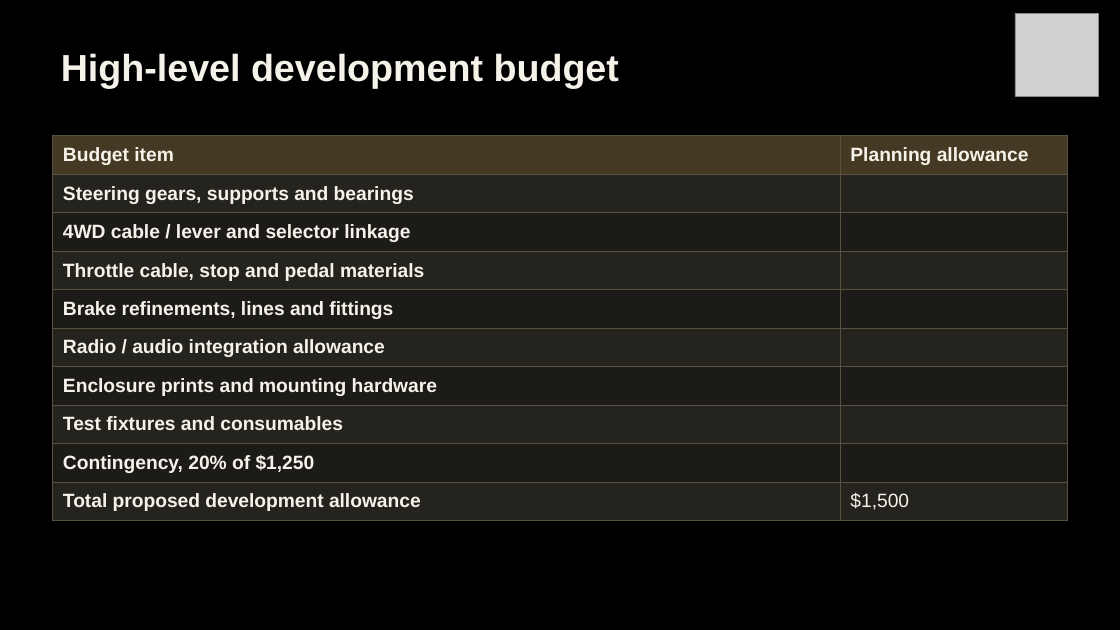
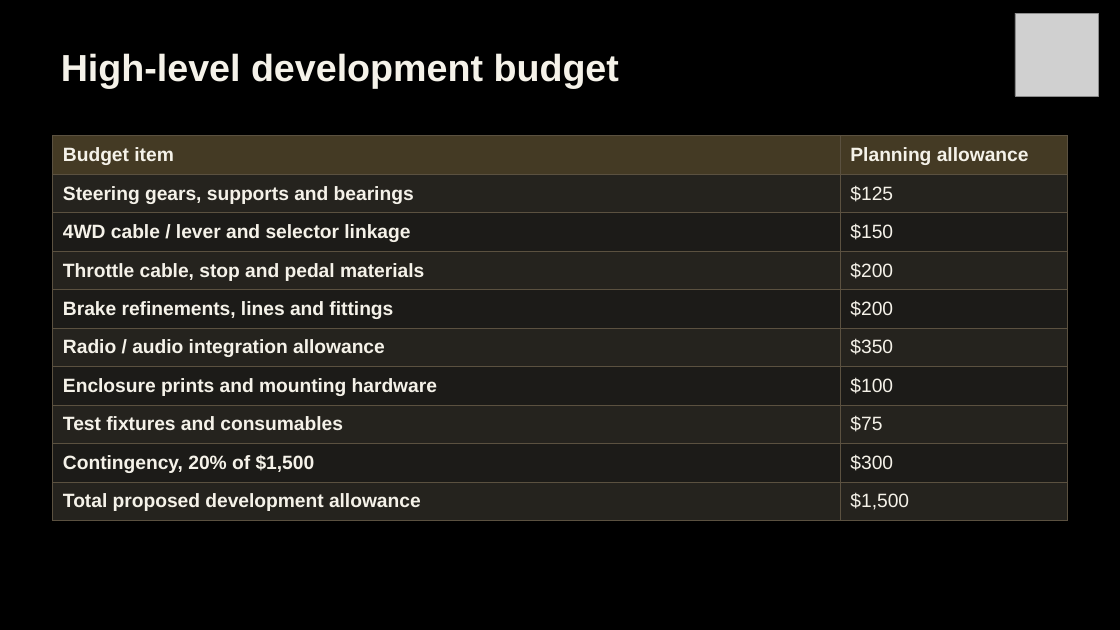
Before and after one commit to Polowater123/Aggie-Baja-Controls-The-A.B.C.-, a slide deck: slide 31 of PDR Draft.pptx (slide 35 before the commit). Drawn at 1120x630 pixels with LibreOffice and Linux fonts; fonts in the diff are those of the drawing; grey boxes stand for pictures. Boxes give left, top, right and bottom in pixels: in the first picture for what was removed or moved away, otherwise in the second. Text is boxed around its words. In the diff, an @@ line names an element or a change of style, - is before the commit and + after.

```diff
--- a/PDR Draft.pptx
+++ b/PDR Draft.pptx
@@ table at bbox=[52, 135, 1068, 520] @@
-row 2, column 2: 
+row 2, column 2: $125
-row 3, column 2: 
+row 3, column 2: $150
-row 4, column 2: 
+row 4, column 2: $200
-row 5, column 2: 
+row 5, column 2: $200
-row 6, column 2: 
+row 6, column 2: $350
-row 7, column 2: 
+row 7, column 2: $100
-row 8, column 2: 
+row 8, column 2: $75
-row 9, column 1: Contingency, 20% of $1,250
+row 9, column 1: Contingency, 20% of $1,500
-row 9, column 2: 
+row 9, column 2: $300
```
Also in this commit, not shown: 1 other slide changed, 4 slides removed, 1 other file.
